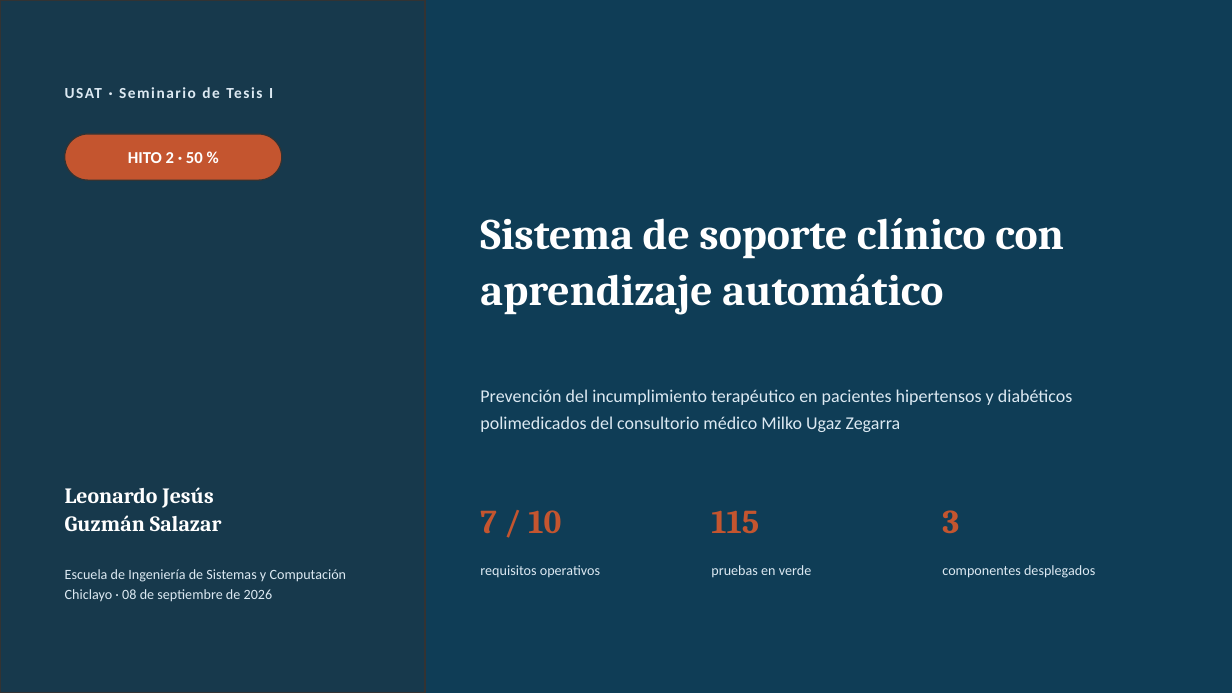
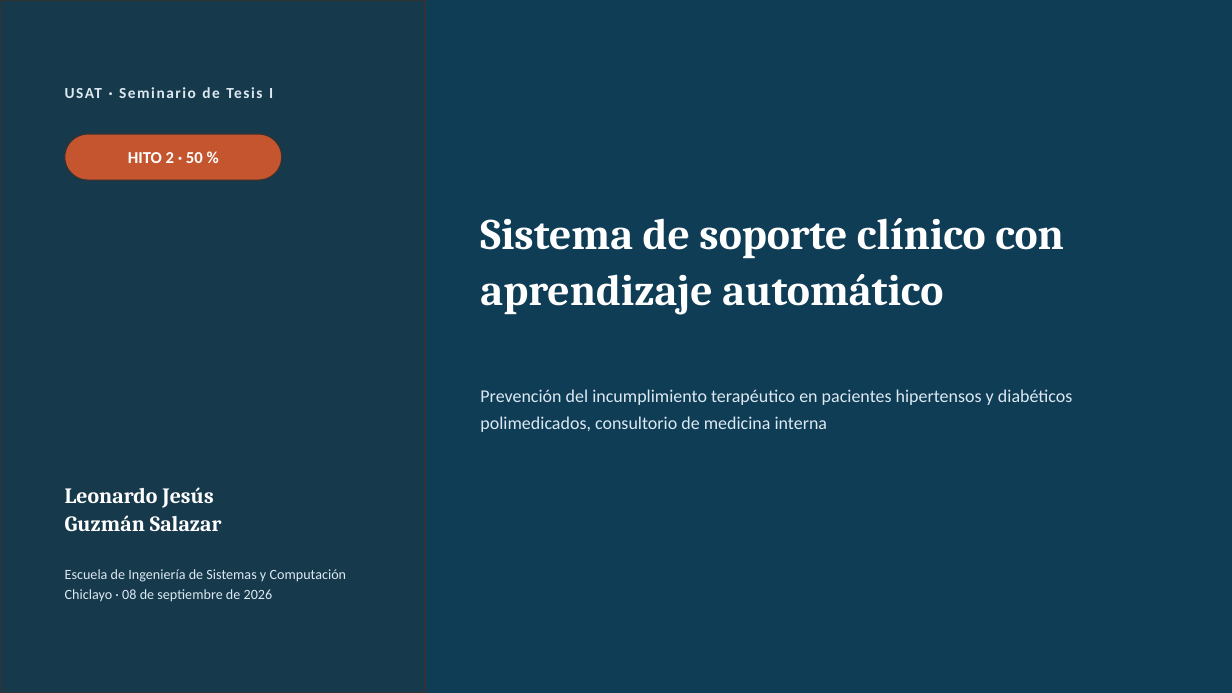
Before and after one commit to Leocix/sistema-soporte-clinico, a slide deck: slide 1 of documentacion/04_exposicion/Exposicion_50.pptx. Drawn at 1232x693 pixels with LibreOffice and Linux fonts; fonts in the diff are those of the drawing. Boxes give left, top, right and bottom in pixels: in the first picture for what was removed or moved away, otherwise in the second. Text is boxed around its words. In the diff, an @@ line names an element or a change of style, - is before the commit and + after.

```diff
--- a/documentacion/04_exposicion/Exposicion_50.pptx
+++ b/documentacion/04_exposicion/Exposicion_50.pptx
@@ text at <box>480,389,1072,432</box>: text changed @@
-Prevención del incumplimiento terapéutico en pacientes hipertensos y diabéticos polimedicados del consultorio médico Milko Ugaz Zegarra
+Prevención del incumplimiento terapéutico en pacientes hipertensos y diabéticos polimedicados, consultorio de medicina interna
@@ text removed at <box>480,510,561,534</box> @@
-7 / 10
@@ text removed at <box>711,510,759,534</box> @@
-115
@@ text removed at <box>942,510,959,534</box> @@
-3
@@ text removed at <box>480,565,600,578</box> @@
-requisitos operativos
@@ text removed at <box>711,565,811,578</box> @@
-pruebas en verde
@@ text removed at <box>942,565,1095,578</box> @@
-componentes desplegados
```
Also in this commit, not shown: 1 other slide changed, 3 other files.
